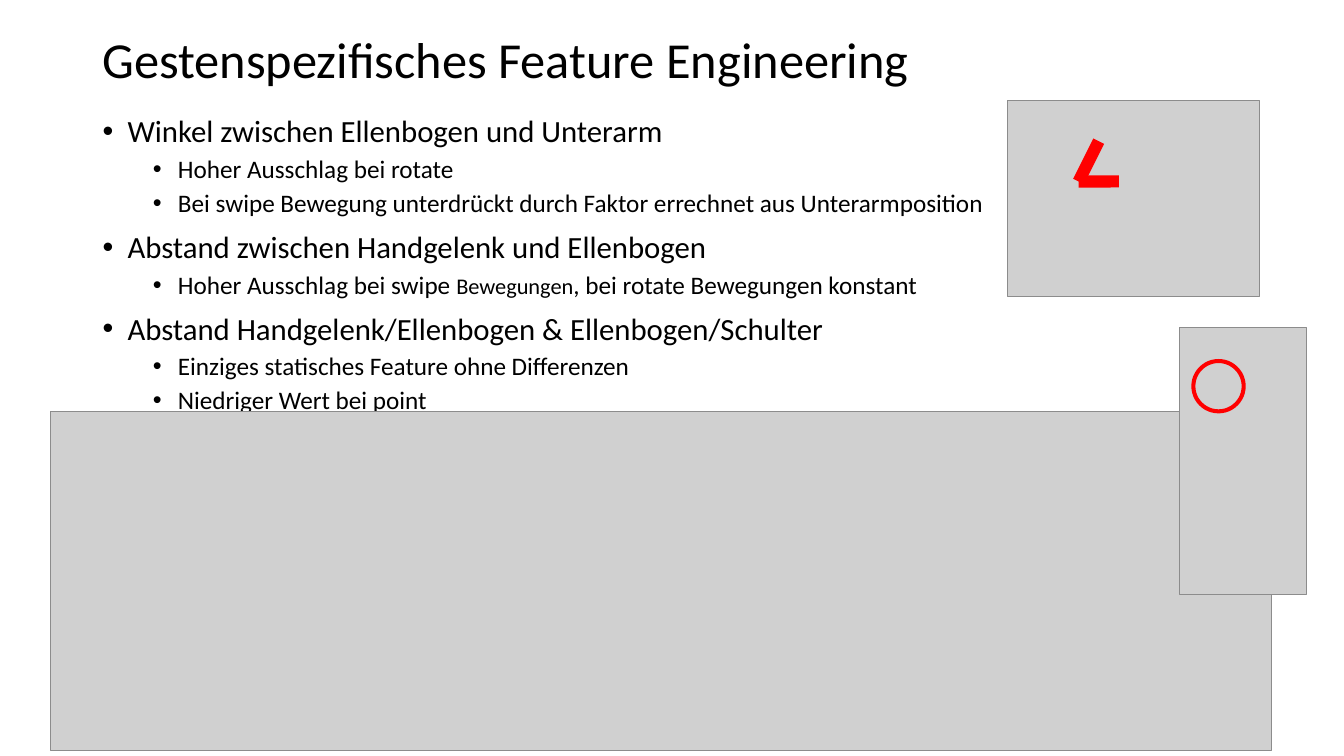
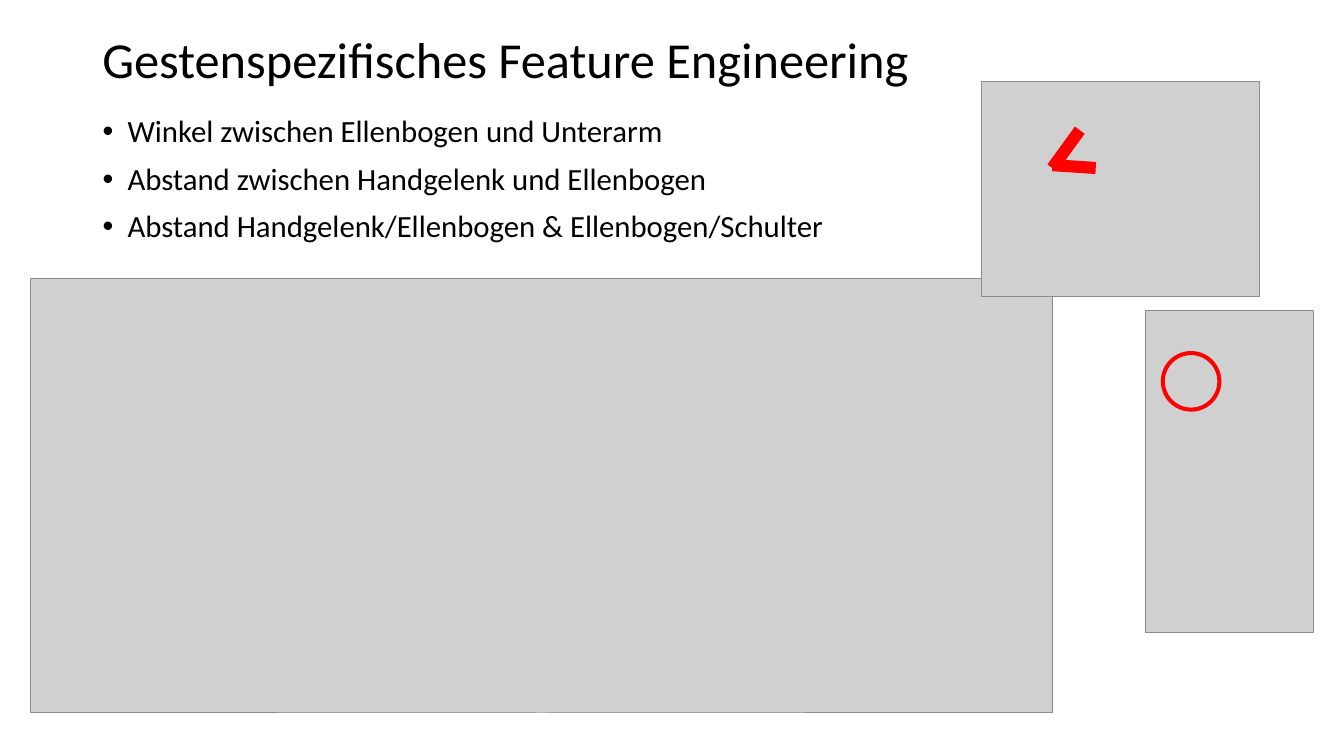
Before and after one commit to maxlevv/Gesture-Detection, a slide deck: slide 6 of presentation_final_project.pptx (slide 8 before the commit). Drawn at 1344x756 pixels with LibreOffice and Linux fonts; fonts in the diff are those of the drawing; grey boxes stand for pictures. Boxes give left, top, right and bottom in pixels: in the first picture for what was removed or moved away, otherwise in the second. Text is boxed around its words. In the diff, an @@ line names an element or a change of style, - is before the commit and + after.

```diff
--- a/presentation_final_project.pptx
+++ b/presentation_final_project.pptx
@@ picture resized from (x1=1008, y1=101, x2=1260, y2=296) to (x1=981, y1=82, x2=1260, y2=296) @@
@@ line moved from (1099, 141) - (1079, 181) to (1080, 130) - (1053, 168) @@
@@ text at (x1=178, y1=160, x2=983, y2=217): paragraphs removed @@
-  • Hoher Ausschlag bei rotate
-  • Bei swipe Bewegung unterdrückt durch Faktor errechnet aus Unterarmposition
@@ line moved from (1119, 181) - (1079, 181) to (1096, 168) - (1053, 165) @@
@@ picture resized from (x1=50, y1=411, x2=1272, y2=750) to (x1=30, y1=278, x2=1053, y2=713) @@
@@ text at (x1=178, y1=276, x2=916, y2=299): paragraph removed @@
-  • Hoher Ausschlag bei swipe Bewegungen, bei rotate Bewegungen konstant
@@ picture resized from (x1=1180, y1=328, x2=1307, y2=595) to (x1=1145, y1=311, x2=1314, y2=632) @@
@@ text at (x1=178, y1=357, x2=629, y2=416): paragraphs removed @@
-  • Einziges statisches Feature ohne Differenzen
-  • Niedriger Wert bei point
@@ ellipse resized from (x1=1194, y1=361, x2=1244, y2=411) to (x1=1164, y1=353, x2=1220, y2=409) @@
```
Also in this commit, not shown: 9 other slides changed, 5 slides added, 9 slides removed.
